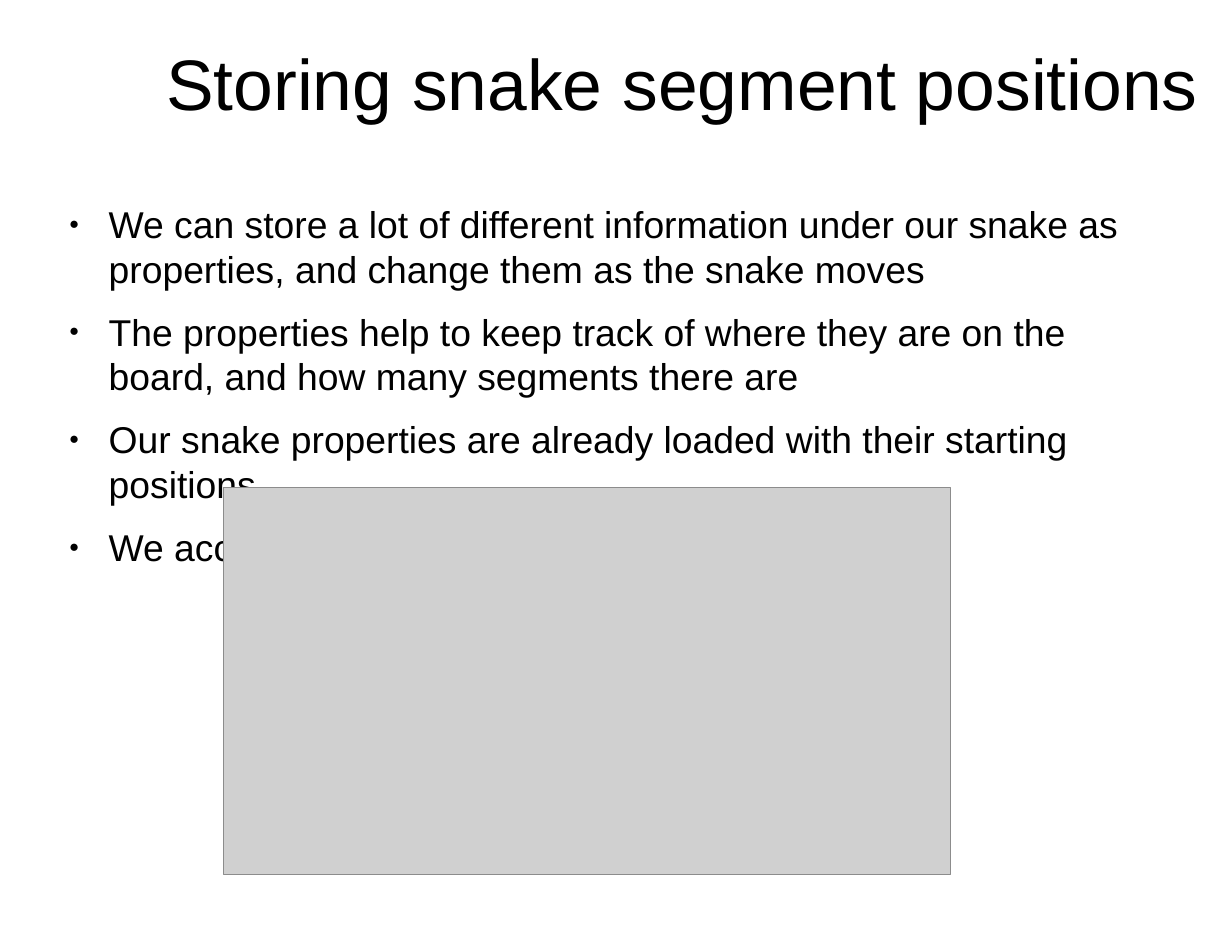
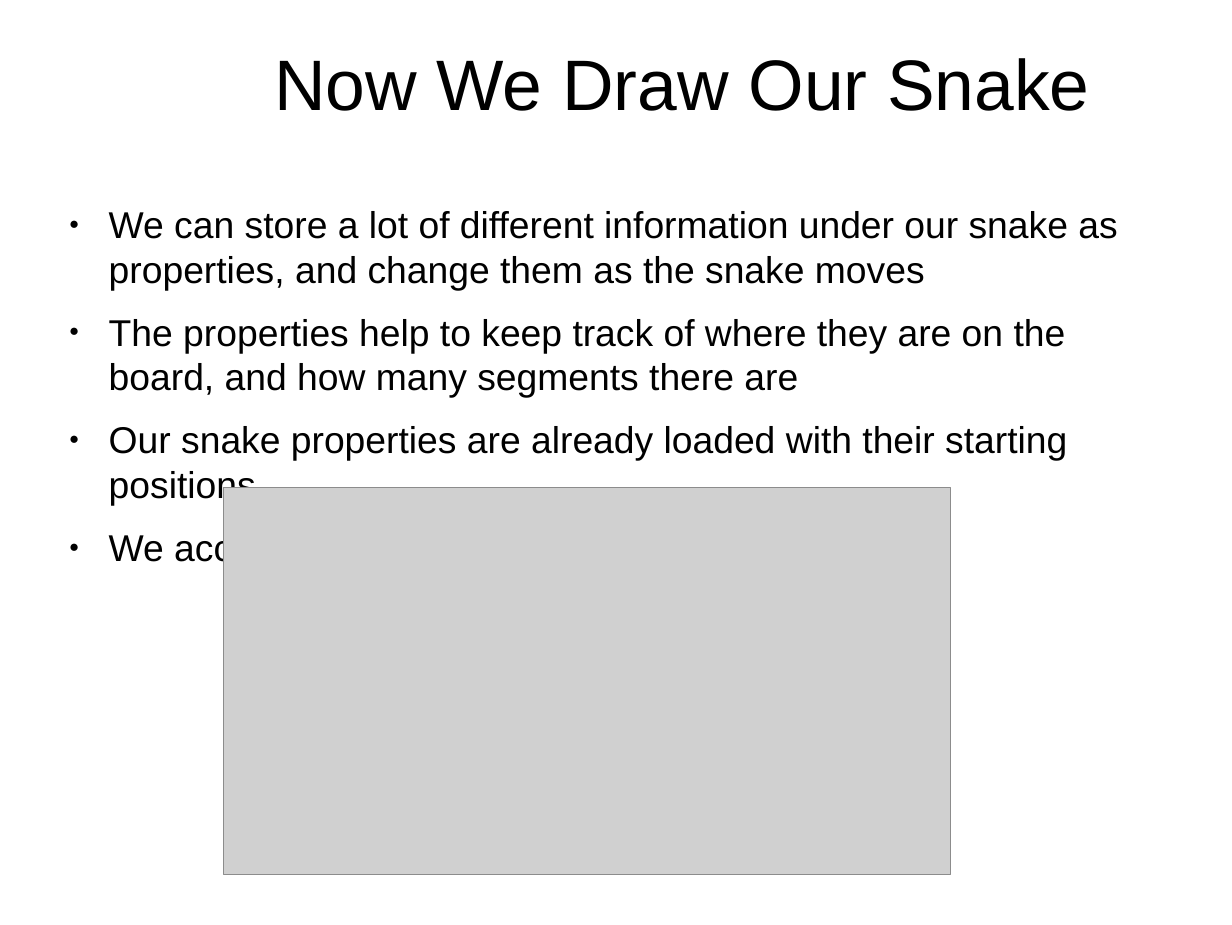
Before and after one commit to originalgrego/Slithers, a slide deck: slide 12 of Slithers - Explorathon 2018.odp. Drawn at 1232x925 pixels with LibreOffice and Linux fonts; fonts in the diff are those of the drawing; grey boxes stand for pictures; background and template pictures are left out. Boxes give left, top, right and bottom in pixels: in the first picture for what was removed or moved away, otherwise in the second. Text is boxed around its words. In the diff, an @@ line names an element or a change of style, - is before the commit and + after.

Commit message:
Updating the draw code to always use the drawImage function when possible. Also update the starter project and slideshow to make code copying a little easier. More updates to the presentation to make it more clear

```diff
--- a/Slithers - Explorathon 2018.odp
+++ b/Slithers - Explorathon 2018.odp
@@ title at [274, 58, 1089, 111]: text changed @@
-Storing snake segment positions
+Now We Draw Our Snake
```
Also in this commit, not shown: 13 other slides changed, 2 other files.
